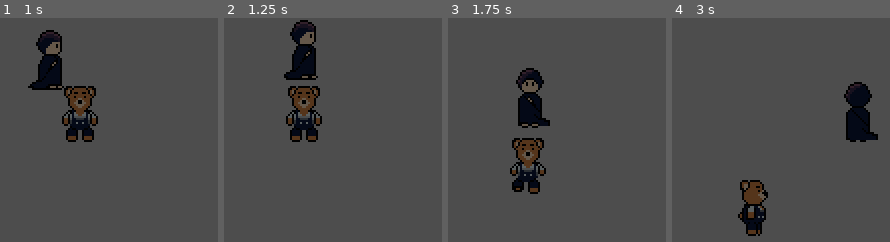
Above: before the commit, frames 1-4 (left to right).
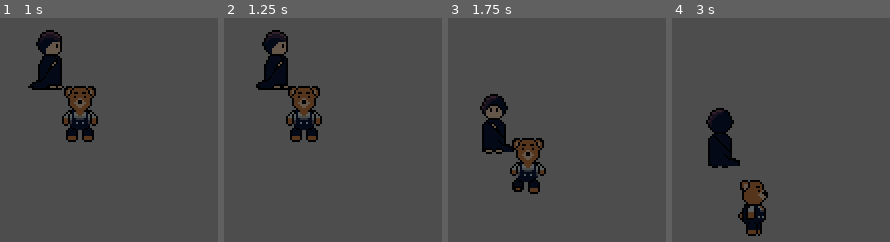
Above: after the commit, the same moments.

Repository: emilygmorse/Powerless
Game: Godot game, scene res://test_files/player_enemy_testing.tscn
Same seed, same stepped clock (60 frames per second), same inputs: the game is played once before the commit and once after it.
Inputs:
- Up to frame 1 (1 s): tap Enter at 0.5 s; hold Right (move_right) from 0.53 s (still down); hold E (interact) from 0.53 s (still down)
- Up to frame 2 (1.25 s): keep holding Right (move_right); keep holding E (interact)
- Up to frame 3 (1.75 s): release Right (move_right) at 1.28 s; release E (interact) at 1.28 s; hold Down (move_down) from 1.28 s (still down); tap E (interact) at 1.35 s
- Up to frame 4 (3 s): release Down (move_down) at 2.03 s; hold Right (move_right) 2.03-2.78 s; hold E (interact) 2.03-2.78 s; hold Up (move_up) from 2.78 s (still down); tap E (interact) at 2.85 s

Frame 1 is identical in both runs. In frame 2, 4.9% of the frame differs, in the area x 14-44%, y 0-33%; in frame 3, 4.8%; in frame 4, 5.5%, in the area x 15-95%, y 28-67%.

Commit message:
Added walls
Added walls to each room and updated kid collision area to make it feel better.

Diff:
--- a/Game Components/door.tscn
+++ b/Game Components/door.tscn
@@ -3,7 +3,7 @@
 [ext_resource type="Script" path="res://Game Components/door.gd" id="1_l7ats"]
 
 [sub_resource type="CircleShape2D" id="CircleShape2D_j6a5n"]
-radius = 20.0
+radius = 15.0
 
 [node name="Door" type="Area2D"]
 collision_layer = 32
--- a/characters/kid.tscn
+++ b/characters/kid.tscn
@@ -3,9 +3,6 @@
 [ext_resource type="Script" path="res://characters/kid.gd" id="1_4h2o2"]
 [ext_resource type="Texture2D" uid="uid://bprsuigcb8jhr" path="res://images/kidsheet.png" id="2_p6xms"]
 
-[sub_resource type="CircleShape2D" id="CircleShape2D_igd3e"]
-radius = 8.0
-
 [sub_resource type="AtlasTexture" id="AtlasTexture_axjl4"]
 atlas = ExtResource("2_p6xms")
 region = Rect2(1, 0, 18, 32)
@@ -173,6 +170,10 @@
 "name": &"walk_up",
 "speed": 5.0
 }]
+
+[sub_resource type="CapsuleShape2D" id="CapsuleShape2D_ufhmo"]
+radius = 2.0
+height = 14.0
 
 [sub_resource type="CapsuleShape2D" id="CapsuleShape2D_oxid2"]
 radius = 11.0
@@ -189,15 +190,17 @@
 z_index = 1
 collision_mask = 63
 motion_mode = 1
+wall_min_slide_angle = 0.436332
 script = ExtResource("1_4h2o2")
-
-[node name="CollisionShape2D" type="CollisionShape2D" parent="."]
-position = Vector2(-1, 10)
-shape = SubResource("CircleShape2D_igd3e")
 
 [node name="AnimatedSprite2D" type="AnimatedSprite2D" parent="."]
 sprite_frames = SubResource("SpriteFrames_srxtm")
 animation = &"walk_down"
+
+[node name="CollisionShape2D" type="CollisionShape2D" parent="."]
+position = Vector2(0, 13)
+rotation = 1.5708
+shape = SubResource("CapsuleShape2D_ufhmo")
 
 [node name="Prompt" type="Label" parent="."]
 visible = false
--- a/game.tscn
+++ b/game.tscn
@@ -13,7 +13,6 @@
 
 [node name="Kid" parent="." instance=ExtResource("2_awmkx")]
 position = Vector2(107, 108)
-wall_min_slide_angle = 0.349066
 
 [node name="Teddy" parent="." instance=ExtResource("3_cjk31")]
 position = Vector2(192, 116)
--- a/rooms/attic.tscn
+++ b/rooms/attic.tscn
@@ -1,8 +1,11 @@
-[gd_scene load_steps=4 format=3 uid="uid://bx1ianv7trwie"]
+[gd_scene load_steps=5 format=3 uid="uid://bx1ianv7trwie"]
 
 [ext_resource type="PackedScene" uid="uid://b6ounnmmw6js8" path="res://lighting/dark_canvas.tscn" id="1_lij55"]
 [ext_resource type="Texture2D" uid="uid://cx2qw8wu5e8f2" path="res://images/scenes/attic.png" id="1_s2387"]
 [ext_resource type="PackedScene" uid="uid://lo5o10fslxac" path="res://Game Components/door.tscn" id="3_fwhuu"]
+
+[sub_resource type="RectangleShape2D" id="RectangleShape2D_47lde"]
+size = Vector2(320, 20)
 
 [node name="Attic" type="Node2D"]
 y_sort_enabled = true
@@ -17,10 +20,21 @@
 [node name="dark_canvas" parent="." instance=ExtResource("1_lij55")]
 
 [node name="Walls" type="StaticBody2D" parent="."]
+visible = false
 collision_layer = 16
 
+[node name="CollisionPolygon2D" type="CollisionPolygon2D" parent="Walls"]
+polygon = PackedVector2Array(222, 97, 97, 97, 79, 145, 79, 150, 239, 150, 239, 146, 158, 146, 203, 100, 222, 100)
+
+[node name="CollisionPolygon2D2" type="CollisionPolygon2D" parent="Walls"]
+polygon = PackedVector2Array(0, 180, 40, 81, 280, 81, 320, 180, 320, 0, 0, 0)
+
+[node name="CollisionShape2D" type="CollisionShape2D" parent="Walls"]
+position = Vector2(160, 190)
+shape = SubResource("RectangleShape2D_47lde")
+
 [node name="Stairs" parent="." instance=ExtResource("3_fwhuu")]
-position = Vector2(158, 122)
+position = Vector2(174, 124)
 interact_label = "Stairs Down"
 connecting_room_path = "res://rooms/bedroom.tscn"
 target_coords = Vector2(220, 100)
--- a/rooms/backyard.tscn
+++ b/rooms/backyard.tscn
@@ -1,8 +1,11 @@
-[gd_scene load_steps=4 format=3 uid="uid://cd7xtya8g3e25"]
+[gd_scene load_steps=5 format=3 uid="uid://cd7xtya8g3e25"]
 
 [ext_resource type="Texture2D" uid="uid://di434nqbjvdpd" path="res://images/scenes/backyard.png" id="1_r7fai"]
 [ext_resource type="PackedScene" uid="uid://b6ounnmmw6js8" path="res://lighting/dark_canvas.tscn" id="1_xy27f"]
 [ext_resource type="PackedScene" uid="uid://lo5o10fslxac" path="res://Game Components/door.tscn" id="3_pse5c"]
+
+[sub_resource type="RectangleShape2D" id="RectangleShape2D_1j13m"]
+size = Vector2(320, 20)
 
 [node name="Backyard" type="Node2D"]
 
@@ -17,7 +20,15 @@
 [node name="dark_canvas" parent="." instance=ExtResource("1_xy27f")]
 
 [node name="Walls" type="StaticBody2D" parent="."]
+visible = false
 collision_layer = 16
+
+[node name="CollisionPolygon2D" type="CollisionPolygon2D" parent="Walls"]
+polygon = PackedVector2Array(0, 180, 33, 99, 99, 99, 99, 84, 281, 84, 299, 127, 275, 141, 281, 180, 320, 180, 320, 0, 0, 0)
+
+[node name="CollisionShape2D" type="CollisionShape2D" parent="Walls"]
+position = Vector2(160, 190)
+shape = SubResource("RectangleShape2D_1j13m")
 
 [node name="KitchenDoor" parent="." instance=ExtResource("3_pse5c")]
 position = Vector2(299, 105)
--- a/rooms/basement.tscn
+++ b/rooms/basement.tscn
@@ -1,8 +1,11 @@
-[gd_scene load_steps=4 format=3 uid="uid://c231flgjxpyk8"]
+[gd_scene load_steps=5 format=3 uid="uid://c231flgjxpyk8"]
 
 [ext_resource type="PackedScene" uid="uid://b6ounnmmw6js8" path="res://lighting/dark_canvas.tscn" id="1_iwag8"]
 [ext_resource type="Texture2D" uid="uid://muu7mp03uww1" path="res://images/scenes/basement.png" id="1_nbup7"]
 [ext_resource type="PackedScene" uid="uid://lo5o10fslxac" path="res://Game Components/door.tscn" id="3_ja6d2"]
+
+[sub_resource type="RectangleShape2D" id="RectangleShape2D_ua2xw"]
+size = Vector2(320, 20)
 
 [node name="Basement" type="Node2D"]
 
@@ -17,7 +20,15 @@
 [node name="dark_canvas" parent="." instance=ExtResource("1_iwag8")]
 
 [node name="Walls" type="StaticBody2D" parent="."]
+visible = false
 collision_layer = 16
+
+[node name="CollisionShape2D" type="CollisionShape2D" parent="Walls"]
+position = Vector2(160, 190)
+shape = SubResource("RectangleShape2D_ua2xw")
+
+[node name="CollisionPolygon2D" type="CollisionPolygon2D" parent="Walls"]
+polygon = PackedVector2Array(0, 180, 40, 81, 52, 81, 52, 88, 185, 88, 185, 81, 280, 81, 320, 179, 320, 0, 0, 0)
 
 [node name="Door" parent="." instance=ExtResource("3_ja6d2")]
 position = Vector2(298, 107)
--- a/rooms/bedroom.tscn
+++ b/rooms/bedroom.tscn
@@ -1,8 +1,11 @@
-[gd_scene load_steps=4 format=3 uid="uid://bpos8fneogbdf"]
+[gd_scene load_steps=5 format=3 uid="uid://bpos8fneogbdf"]
 
 [ext_resource type="Texture2D" uid="uid://by7f7pin1j7nc" path="res://images/scenes/bedroom.png" id="1_d3qdy"]
 [ext_resource type="PackedScene" uid="uid://b6ounnmmw6js8" path="res://lighting/dark_canvas.tscn" id="2_4pgym"]
 [ext_resource type="PackedScene" uid="uid://lo5o10fslxac" path="res://Game Components/door.tscn" id="3_nw0uc"]
+
+[sub_resource type="RectangleShape2D" id="RectangleShape2D_p3wt0"]
+size = Vector2(320, 20)
 
 [node name="Bedroom" type="Node2D"]
 
@@ -14,7 +17,15 @@
 [node name="dark_canvas" parent="." instance=ExtResource("2_4pgym")]
 
 [node name="Walls" type="StaticBody2D" parent="."]
+visible = false
 collision_layer = 16
+
+[node name="CollisionShape2D" type="CollisionShape2D" parent="Walls"]
+position = Vector2(160, 190)
+shape = SubResource("RectangleShape2D_p3wt0")
+
+[node name="CollisionPolygon2D" type="CollisionPolygon2D" parent="Walls"]
+polygon = PackedVector2Array(0, 180, 25, 118, 75, 118, 75, 90, 83, 90, 83, 81, 140, 81, 140, 87, 185, 87, 185, 81, 281, 81, 320, 180, 320, 0, 0, 0)
 
 [node name="ClosetDoor" parent="." instance=ExtResource("3_nw0uc")]
 position = Vector2(221, 74)
--- a/rooms/kitchen.tscn
+++ b/rooms/kitchen.tscn
@@ -1,8 +1,11 @@
-[gd_scene load_steps=4 format=3 uid="uid://cq2uwdyk74yjr"]
+[gd_scene load_steps=5 format=3 uid="uid://cq2uwdyk74yjr"]
 
 [ext_resource type="PackedScene" uid="uid://b6ounnmmw6js8" path="res://lighting/dark_canvas.tscn" id="1_ctpom"]
 [ext_resource type="Texture2D" uid="uid://bar2uf6p7o8q6" path="res://images/scenes/kitchen.png" id="1_oswwy"]
 [ext_resource type="PackedScene" uid="uid://lo5o10fslxac" path="res://Game Components/door.tscn" id="3_b7wpg"]
+
+[sub_resource type="RectangleShape2D" id="RectangleShape2D_7umbb"]
+size = Vector2(320, 20)
 
 [node name="Kitchen" type="Node2D"]
 
@@ -17,7 +20,15 @@
 [node name="dark_canvas" parent="." instance=ExtResource("1_ctpom")]
 
 [node name="Walls" type="StaticBody2D" parent="."]
+visible = false
 collision_layer = 16
+
+[node name="CollisionShape2D" type="CollisionShape2D" parent="Walls"]
+position = Vector2(160, 190)
+shape = SubResource("RectangleShape2D_7umbb")
+
+[node name="CollisionPolygon2D" type="CollisionPolygon2D" parent="Walls"]
+polygon = PackedVector2Array(0, 180, 40, 80, 100, 80, 100, 95, 286, 95, 320, 180, 320, 0, 0, 0)
 
 [node name="LivingDoor" parent="." instance=ExtResource("3_b7wpg")]
 position = Vector2(298, 109)
--- a/rooms/living_room.tscn
+++ b/rooms/living_room.tscn
@@ -1,8 +1,11 @@
-[gd_scene load_steps=4 format=3 uid="uid://cixn6i1g580bw"]
+[gd_scene load_steps=5 format=3 uid="uid://cixn6i1g580bw"]
 
 [ext_resource type="Texture2D" uid="uid://c0u5wlcxxvaa6" path="res://images/scenes/living room.png" id="1_bat5l"]
 [ext_resource type="PackedScene" uid="uid://b6ounnmmw6js8" path="res://lighting/dark_canvas.tscn" id="1_trod0"]
 [ext_resource type="PackedScene" uid="uid://lo5o10fslxac" path="res://Game Components/door.tscn" id="3_5f65h"]
+
+[sub_resource type="RectangleShape2D" id="RectangleShape2D_t8mtj"]
+size = Vector2(320, 20)
 
 [node name="LivingRoom" type="Node2D"]
 
@@ -17,7 +20,15 @@
 [node name="dark_canvas" parent="." instance=ExtResource("1_trod0")]
 
 [node name="Walls" type="StaticBody2D" parent="."]
+visible = false
 collision_layer = 16
+
+[node name="CollisionShape2D" type="CollisionShape2D" parent="Walls"]
+position = Vector2(160, 190)
+shape = SubResource("RectangleShape2D_t8mtj")
+
+[node name="CollisionPolygon2D" type="CollisionPolygon2D" parent="Walls"]
+polygon = PackedVector2Array(0, 179, 26, 116, 38, 116, 38, 124, 64, 124, 64, 116, 67, 116, 63, 81, 79, 81, 79, 88, 124, 88, 124, 81, 280, 81, 320, 180, 320, 0, 0, 0)
 
 [node name="BedroomDoor" parent="." instance=ExtResource("3_5f65h")]
 position = Vector2(157, 74)
--- a/rooms/room_base.tscn
+++ b/rooms/room_base.tscn
@@ -1,6 +1,9 @@
-[gd_scene load_steps=2 format=3 uid="uid://heyaf8gbqeo2"]
+[gd_scene load_steps=3 format=3 uid="uid://heyaf8gbqeo2"]
 
 [ext_resource type="PackedScene" uid="uid://b6ounnmmw6js8" path="res://lighting/dark_canvas.tscn" id="1_kek5n"]
+
+[sub_resource type="RectangleShape2D" id="RectangleShape2D_syyj7"]
+size = Vector2(320, 20)
 
 [node name="RoomBase" type="Node2D"]
 
@@ -15,3 +18,7 @@
 
 [node name="Walls" type="StaticBody2D" parent="."]
 collision_layer = 16
+
+[node name="CollisionShape2D" type="CollisionShape2D" parent="Walls"]
+position = Vector2(160, 190)
+shape = SubResource("RectangleShape2D_syyj7")
